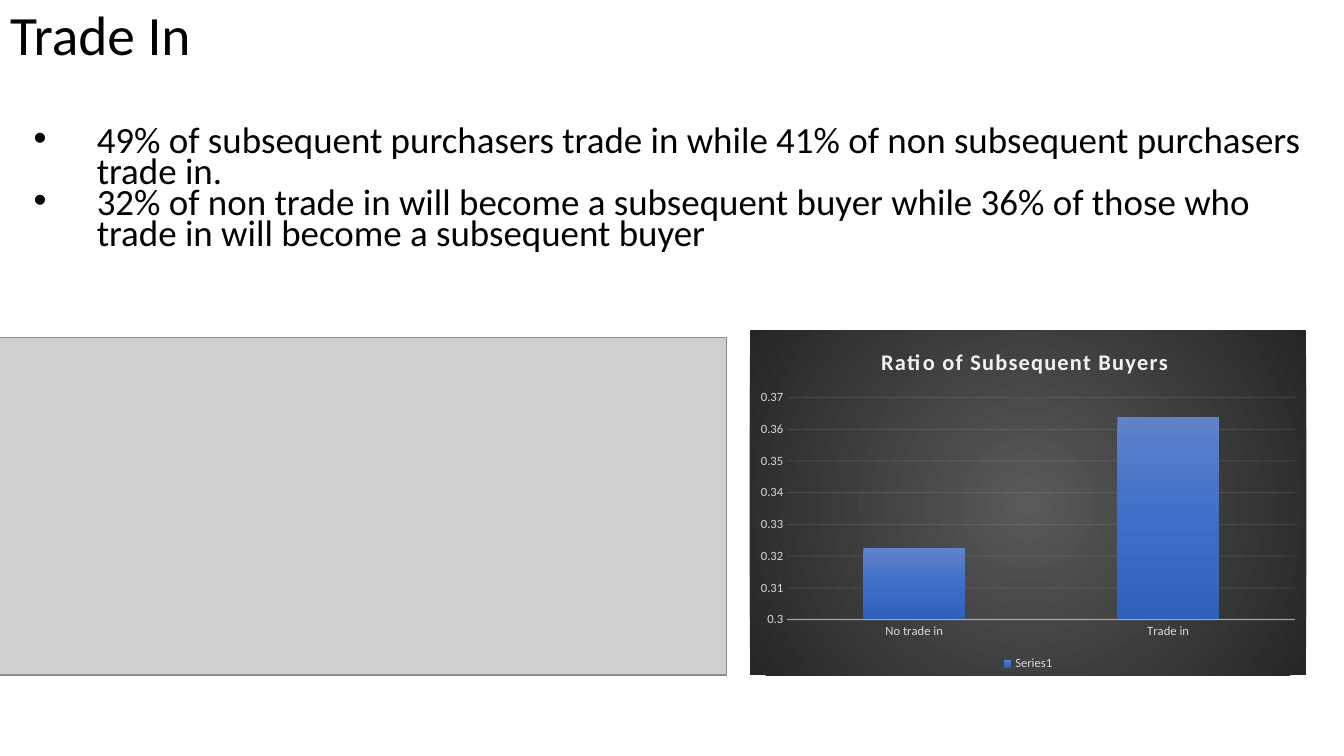
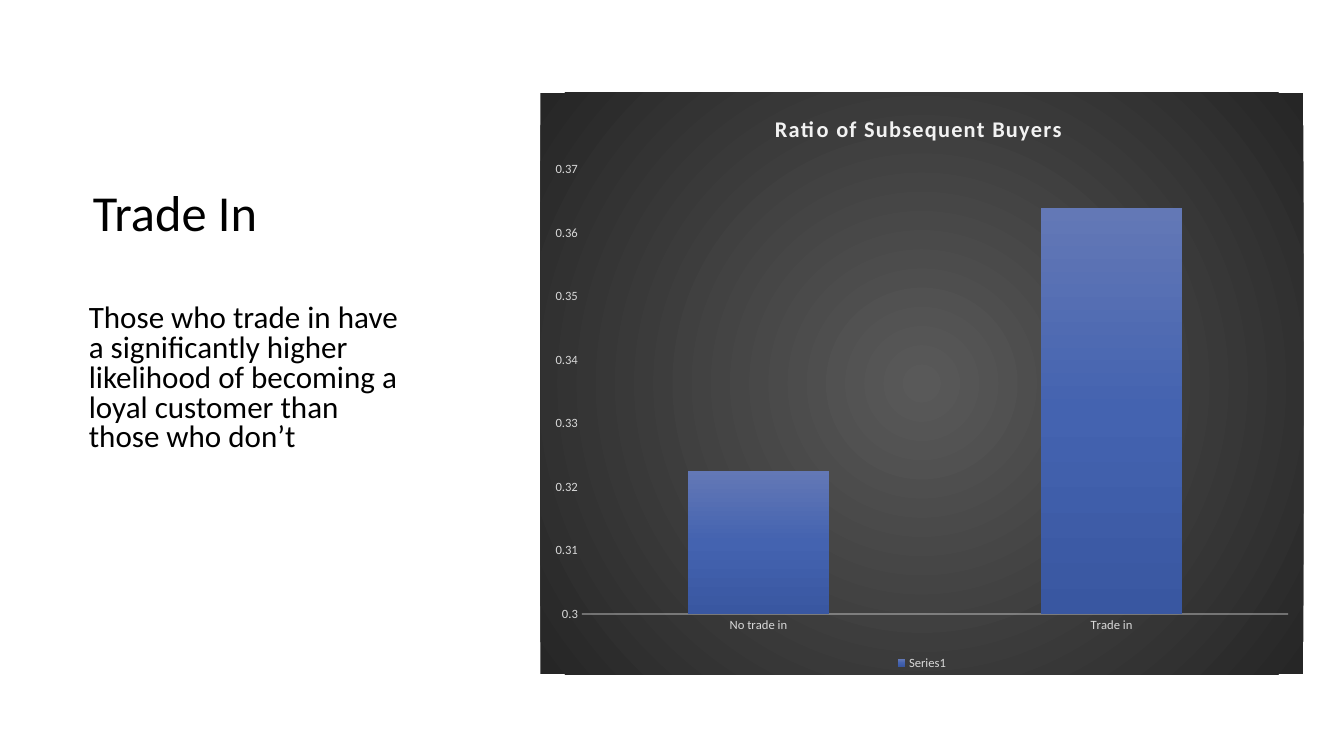
Before and after one commit to Natedogg373/CarMax_Analytics, a slide deck: slide 8 of CarMax Analytics Showcase.pptx (slide 7 before the commit). Drawn at 1344x756 pixels with LibreOffice and Linux fonts; fonts in the diff are those of the drawing; grey boxes stand for pictures. Boxes give left, top, right and bottom in pixels: in the first picture for what was removed or moved away, otherwise in the second. Text is boxed around its words. In the diff, an @@ line names an element or a change of style, - is before the commit and + after.

```diff
--- a/CarMax Analytics Showcase.pptx
+++ b/CarMax Analytics Showcase.pptx
@@ column chart at [540, 93, 1304, 675] @@
@@ colour of  gradient #6183CB to #3E70CA to #3062BB to gradient #6378B7 to #4564B1 to #3957A2 @@
@@ value axis changed @@
@@ lettering changed @@
@@ column chart: place and size @@
-column chart at [750, 331, 1307, 676]
+column chart at [540, 93, 1304, 675]
@@ title "Trade In": place and size @@
-title "Trade In" at [10, 16, 191, 56]
+title "Trade In" at [93, 196, 257, 232]
@@ title "Trade In" at [93, 196, 257, 232]: size 39.6 to 36 pt @@
@@ text "Those who trade in have ..." at [89, 306, 398, 448]: vertical alignment middle to top @@
@@ text at [89, 306, 398, 448]: text changed; size 26.4 to 22.2 pt @@
-• 49% of subsequent purchasers trade in while 41% of non subsequent purchasers trade in.
-• 32% of non trade in will become a subsequent buyer while 36% of those who trade in will become a subsequent buyer
+Those who trade in have a significantly higher likelihood of becoming a loyal customer than those who don’t
@@ picture removed at [0, 338, 727, 676] @@
```
Also in this commit, not shown: 11 other slides changed, 3 slides added, 3 slides removed.
